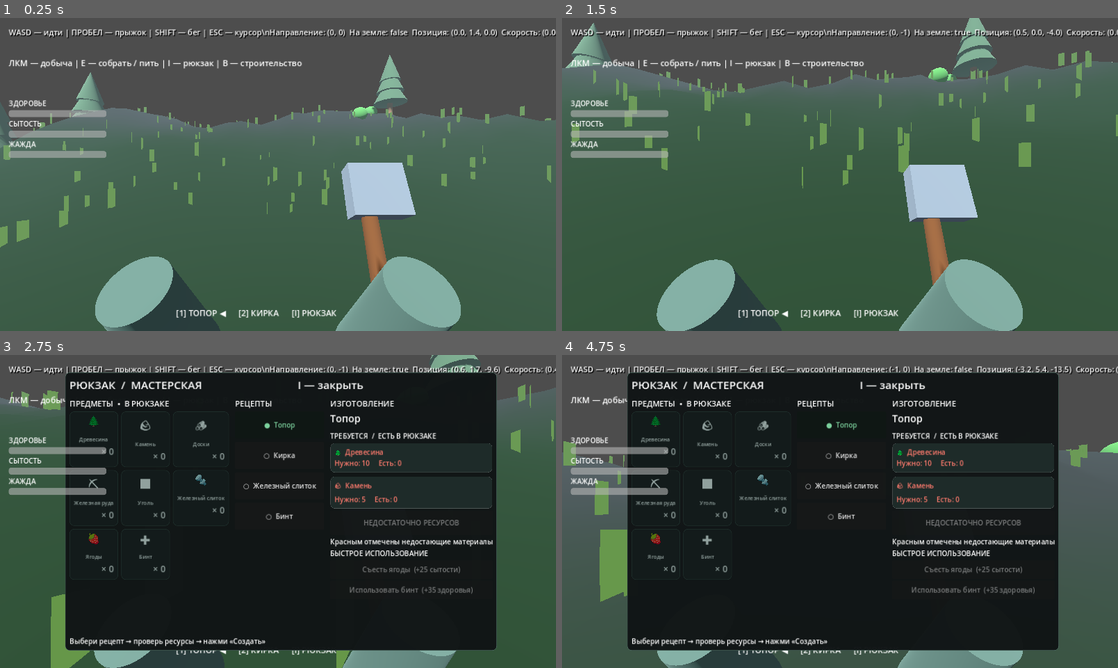
Above: before the commit, frames 1-4 (two rows, left to right).
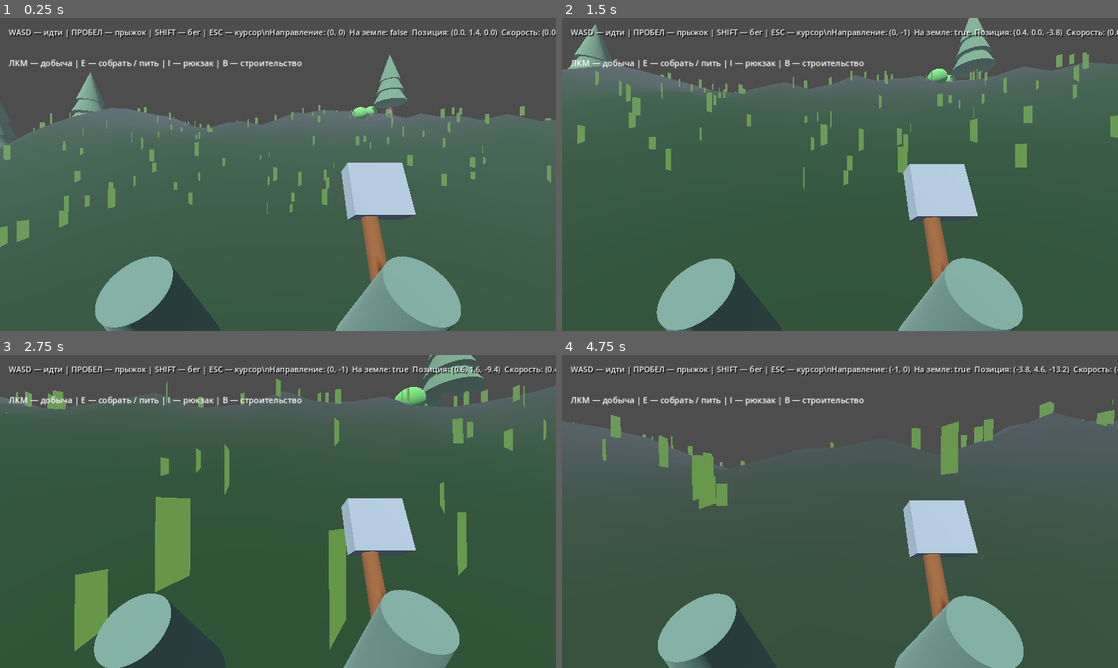
Above: after the commit, the same moments.

Repository: noval000/survival
Game: Godot game, scene res://scenes/Main.tscn
Two runs of this game, one before a commit and one after it. Both use one fixed random seed, a clock stepped at 60 frames per second and the inputs below.
Inputs (mouse positions are in pixels of both pictures, inside the frame that each line leads up to):
- Up to frame 1 (0.25 s): no input
- Up to frame 2 (1.5 s): tap Enter at 0.5 s; move the mouse to (867, 174) at 0.52 s; hold Shift (sprint) 0.53-1.28 s; hold W (move_forward) from 0.53 s (still down); click (867, 174) at 0.67 s; tap Space (jump) at 0.77 s; move the mouse to (812, 174) at 1.27 s; tap E at 1.35 s
- Up to frame 3 (2.75 s): keep holding W (move_forward); tap Space (jump) at 1.52 s; move the mouse to (289, 505) at 2.02 s; tap I at 2.1 s
- Up to frame 4 (4.75 s): move the mouse to (812, 574) at 2.77 s; tap B at 2.85 s; click (812, 574) at 2.92 s; tap Space (jump) at 3.02, 3.77, 4.52 s; move the mouse to (1006, 558) at 3.52 s; release W (move_forward) at 3.53 s; hold A (move_left) from 3.53 s (still down); tap 1 at 3.6 s; move the mouse to (673, 464) at 4.27 s; tap 2 at 4.35 s

The runs differ from the first frame. In frame 1, 1.7% of the frame differs, in the area x 1-61%, y 26-96%; in frame 2, 4.3%; in frame 3, 71%; in frame 4, 72%, in the area x 0-100%, y 3-100%.
Error after the commit: Parse Error: Identifier "set_max_quantity" not declared in the current scope. (res://scripts/InventoryUI.gd:156)

Commit message:
Add quantity selector and max craft button

Diff:
--- a/godot/scripts/InventoryUI.gd
+++ b/godot/scripts/InventoryUI.gd
@@ -144,6 +144,17 @@
     ingredient_list = VBoxContainer.new()
     ingredient_list.add_theme_constant_override("separation", 8)
     details.add_child(ingredient_list)
+    quantity_input = SpinBox.new()
+    quantity_input.min_value = 1
+    quantity_input.max_value = 9999
+    quantity_input.value = 1
+    quantity_input.rounded = true
+    quantity_input.value_changed.connect(func(_v: float) -> void: refresh())
+    details.add_child(quantity_input)
+    max_button = Button.new()
+    max_button.text = "МАКС"
+    max_button.pressed.connect(set_max_quantity)
+    details.add_child(max_button)
     craft_button = Button.new()
     craft_button.custom_minimum_size.y = 56
     craft_button.pressed.connect(func() -> void: craft_requested.emit(selected_recipe))
